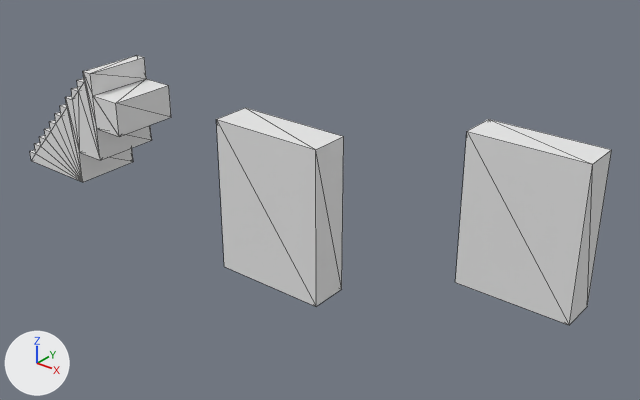
The OBJ model New folder/Assets/Level Models/2.5stair.obj: old version first, new version second.
The view is the same before and after, from a camera (50 mm lens) standing at (42.5, -34.5, 35.2) and looking at (2.6, 15.4, 4.3). Lighting does not change. The marker at lower left points along +X, +Y and +Z. Mesh edges are drawn as thin lines. Where no turn or scale is listed for an object, it has been applied to the vertices. Vertices at the same position are counted once.

The scene before the commit, as lines of its bpy script (objects in view):
```python
me_2_5stair = bpy.data.meshes.new('2.5stair')
me_2_5stair.from_pydata(...)  # 76 vertices, 140 faces; spans x -29.0..24.0, y 7.0..19.0, z 1.0..13.0
me_2_5stair.materials.append(mat_palette)  # white #e7e7e7
ob_2_5stair = bpy.data.objects.new('2.5stair', me_2_5stair)
ob_2_5stair.location = (0.0, 0.0, 0.0)
```
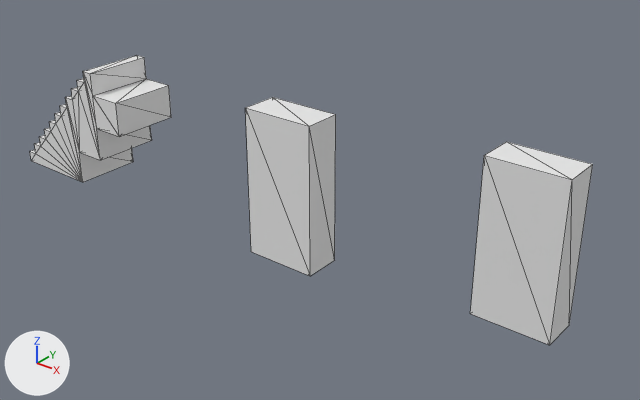
Where the change shows, as pixel boxes [x1, y1, x2, y2] in the pictures (640 x 400 px; the box of a moved part takes in the faces that stretch with it):
'2.5stair', reshaped (7% taller)
    before: [30, 55, 612, 325]
    after: [30, 55, 593, 345]
part 1 of me_2_5stair, moved or reshaped
    before: [216, 108, 344, 306]
    after: [246, 97, 336, 276]
part 2 of me_2_5stair, moved or reshaped
    before: [455, 119, 612, 325]
    after: [470, 142, 593, 345]

Diff of the bpy script that builds the scene:
```diff
--- a/New folder/Assets/Level Models/2.5stair.obj.py
+++ b/New folder/Assets/Level Models/2.5stair.obj.py
@@ me_2_5stair @@
 me_2_5stair.from_pydata(...)  # 76 vertices, 140 faces; spans x -29.0..24.0, y 7.0..19.0, z 1.0..13.0
 # used by ob_2_5stair; location = (0.0, 0.0, 0.0)
+# me_2_5stair part 1: the loose piece of 8 vertices spanning x 0.0..9.0, y 7.0..10.0, z 1.0..13.0 is scaled about its middle by (0.667, 1, 1), then moved by (-1.5, 3.0, 0.0)
+# me_2_5stair part 2: the loose piece of 8 vertices spanning x 15.0..24.0, y 16.0..19.0, z 1.0..13.0 is scaled about its middle by (0.667, 1, 1), then moved by (1.5, -3.0, 0.0)
 me_2_5stair.materials.append(mat_palette)
```
